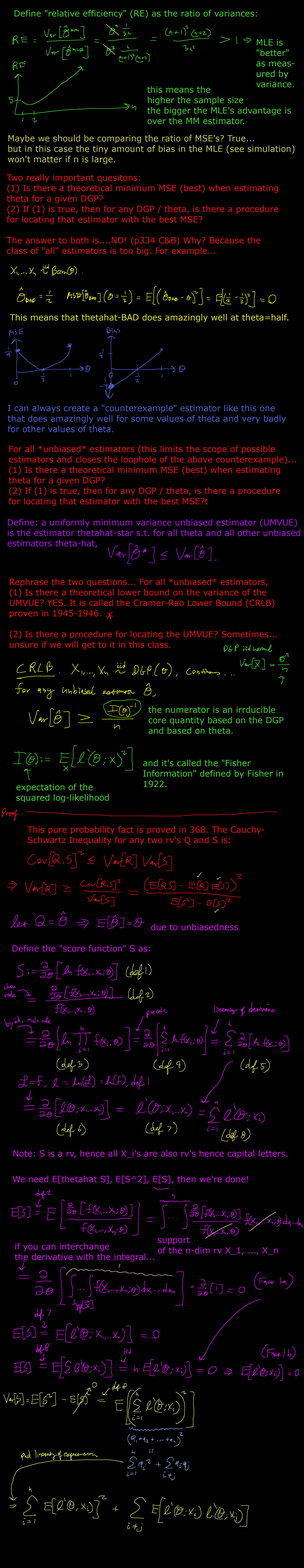
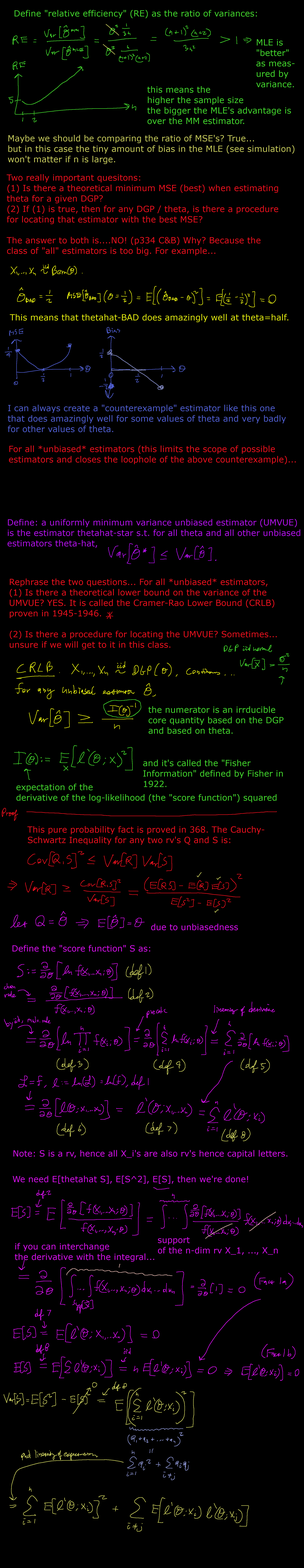
Comparing the layer stacks of the two 304×1568 images. Changes:
painted on "For all *unbiased* estimators ..." over [8, 466, 281, 506]
painted on "expectation of the ..." over [16, 794, 277, 803]
painted on "Background" over [107, 348, 164, 390]
